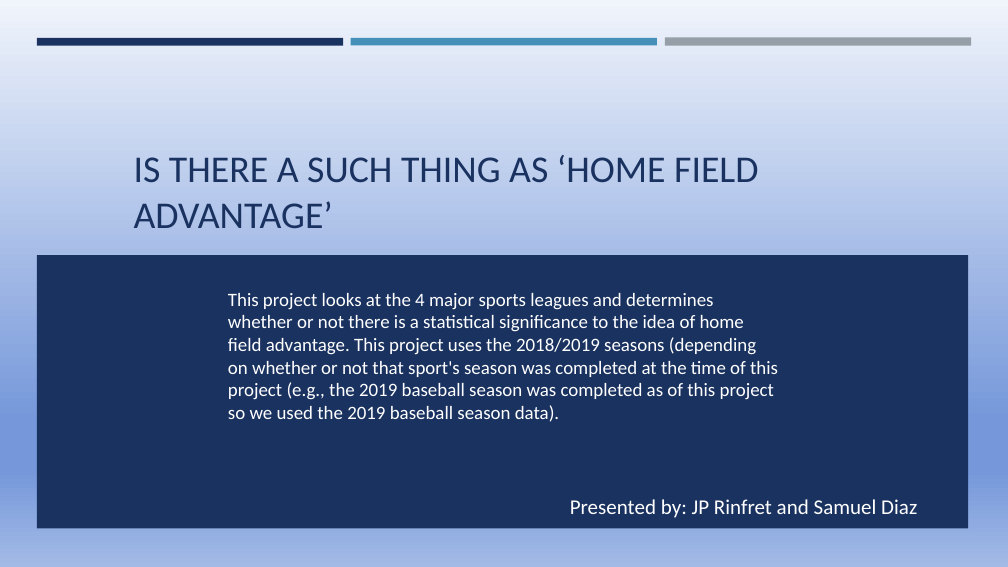
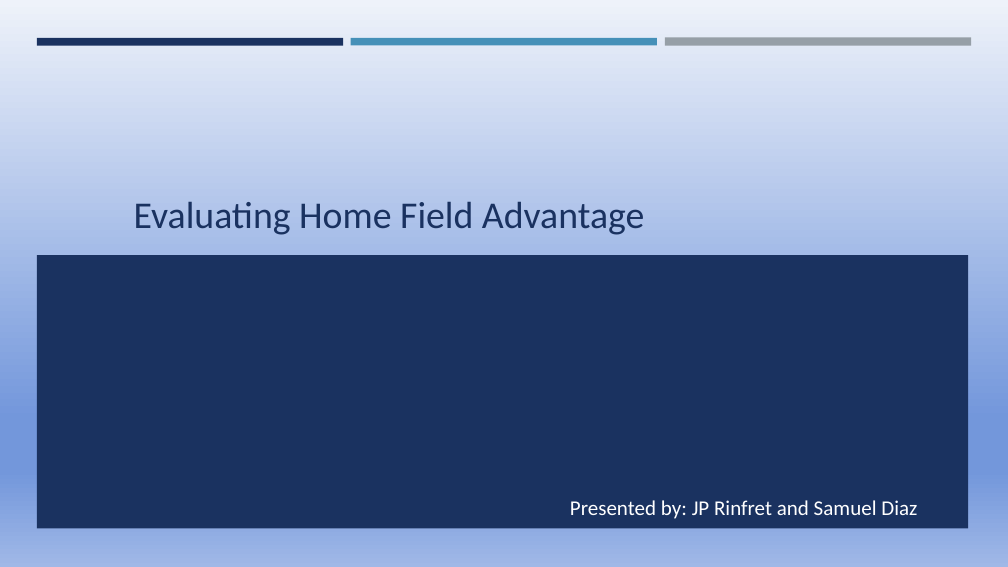
Before and after one commit to jprinfret/home_field_advantage, a slide deck: slide 1 of Presentation1.pptx. Drawn at 1008x567 pixels with LibreOffice and Linux fonts; fonts in the diff are those of the drawing. Boxes give left, top, right and bottom in pixels: in the first picture for what was removed or moved away, otherwise in the second. Text is boxed around its words. In the diff, an @@ line names an element or a change of style, - is before the commit and + after.

```diff
--- a/Presentation1.pptx
+++ b/Presentation1.pptx
@@ background gradient #F0F4FB to #7698DA to #A3BAE6 to gradient #EEF2FA to #7397DB to #A0B8E7 @@
@@ title at (134,202,644,235): text changed @@
-IS THERE A SUCH THING AS ‘HOME FIELD ADVANTAGE’
+Evaluating Home Field Advantage
@@ text removed at (228,293,778,422) @@
-This project looks at the 4 major sports leagues and determines whether or not there is a statistical significance to the idea of home field advantage. This project uses the 2018/2019 seasons (depending on whether or not that sport's season was completed at the time of this project (e.g., the 2019 baseball season was completed as of this project so we used the 2019 baseball season data).
```
Also in this commit, not shown: 3 other slides changed, 11 slides added, 4 slides removed, 2 other files.
